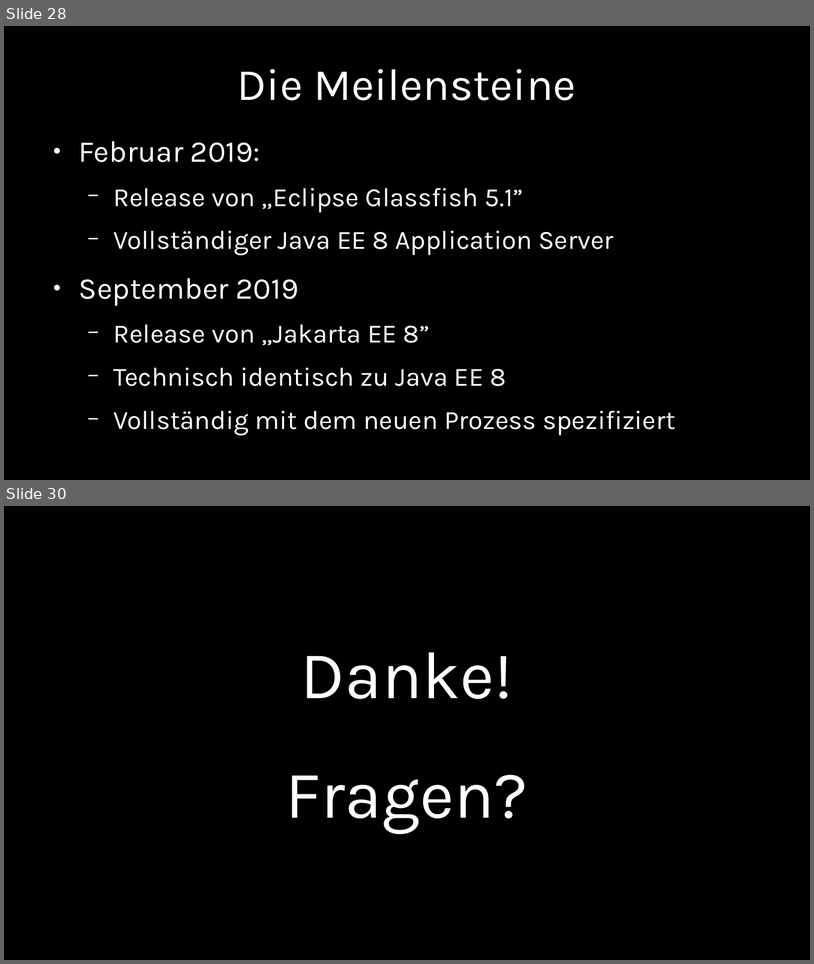
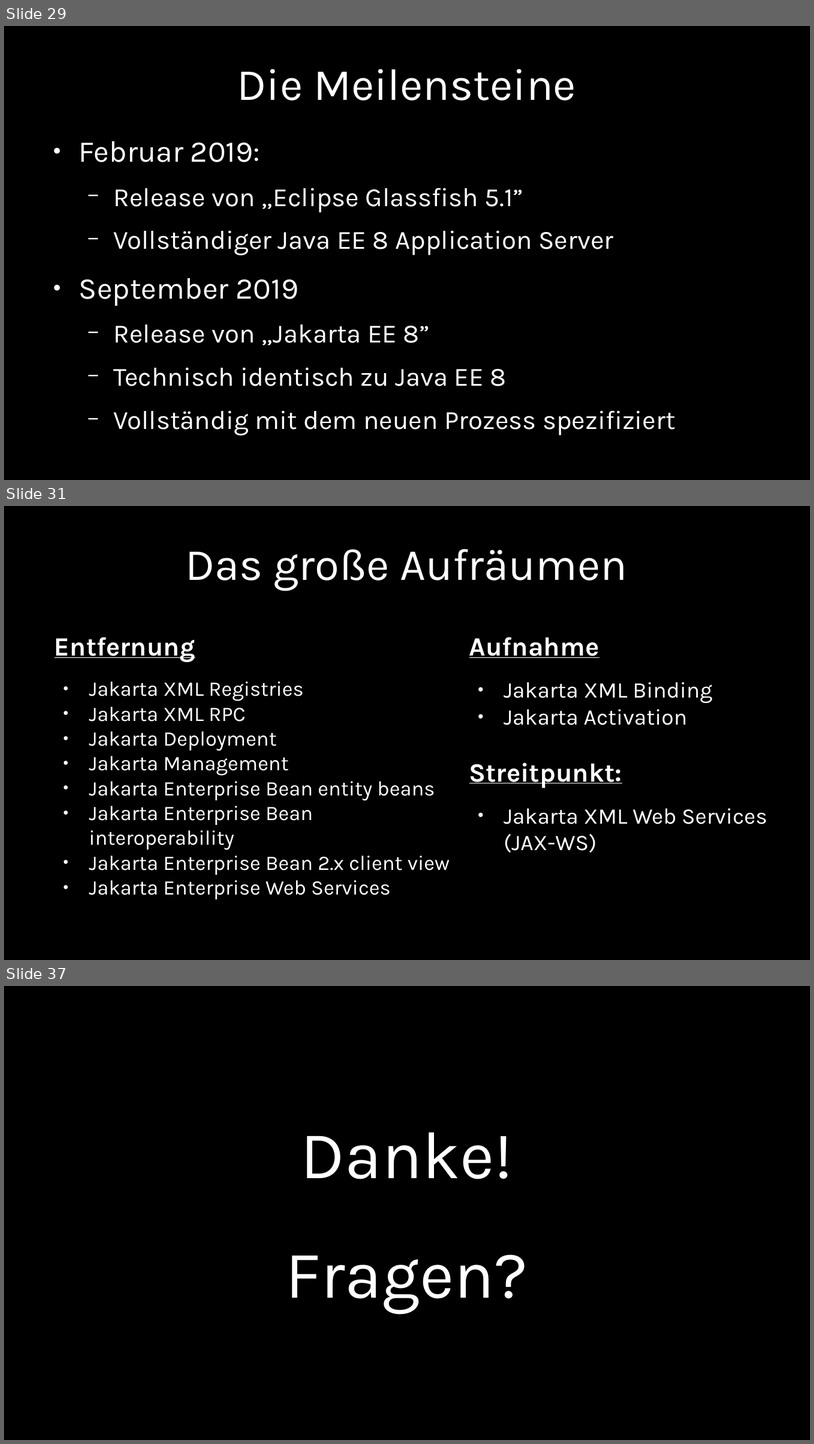
Before and after one commit to chkal/talks, a slide deck: 2019-11-jvmcon-jakarta-ee/JakartaEE.odp. Shown one above the other, each under a label of ours: slides 28 and 30 before the commit, slides 29, 31 and 37 after it; the slides between them are not shown. The pictures are 814x964 and 814x1444 pixels, drawn with LibreOffice and Linux fonts; fonts in the diff are those of the drawing. Boxes give left, top, right and bottom in pixels: in the first picture for what was removed or moved away, otherwise in the second. Text is boxed around its words. In the diff, an @@ line names an element or a change of style, - is before the commit and + after.

```diff
--- a/2019-11-jvmcon-jakarta-ee/JakartaEE.odp
+++ b/2019-11-jvmcon-jakarta-ee/JakartaEE.odp
@@ slide 31 added at [4,506,810,960], background #000000 @@
@@ title added at [186,549,628,590], 44 pt, text #FFFFFF @@
+Das große Aufräumen
@@ text added at [54,637,450,899], 20.4 pt, text #FFFFFF @@
+Entfernung
+● Jakarta XML Registries
+● Jakarta XML RPC
+● Jakarta Deployment
+● Jakarta Management
+● Jakarta Enterprise Bean entity beans
+● Jakarta Enterprise Bean interoperability
+● Jakarta Enterprise Bean 2.x client view
+● Jakarta Enterprise Web Services
@@ text added at [470,637,768,852], 22 pt, text #FFFFFF @@
+Aufnahme
+● Jakarta XML Binding
+● Jakarta Activation
+Streitpunkt:
+● Jakarta XML Web Services
+  (JAX-WS)
@@ what was slide 28 is now slide 29 @@
@@ what was slide 30 is now slide 37 @@
```
Also in this commit, not shown: 3 slides changed, 7 other slides added, 1 slide removed, 1 other file.
